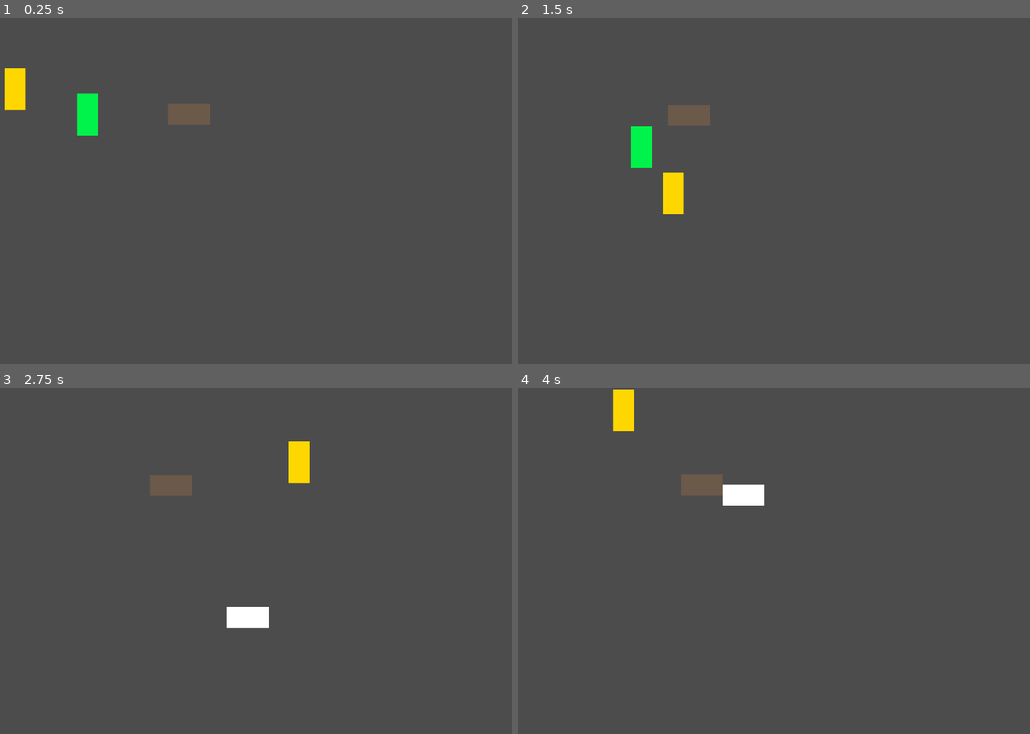
Above: before the commit, frames 1-4 (two rows, left to right).
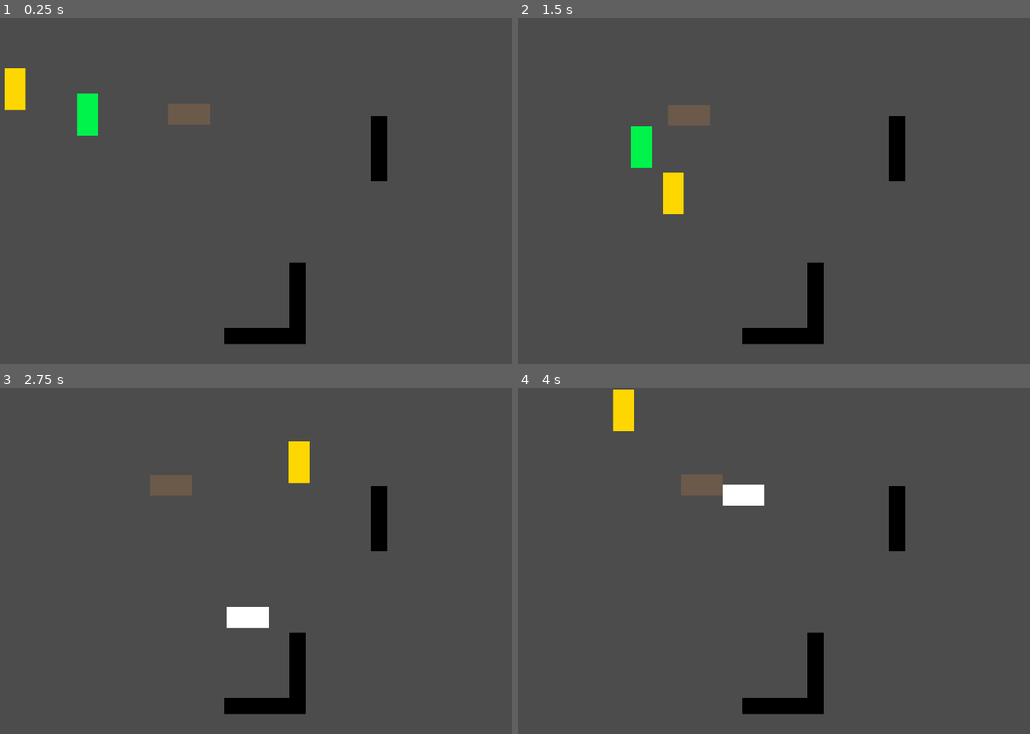
Above: after the commit, the same moments.

Repository: Develarooio/dont-be-a-sheep
Game: Godot game, scene res://Room.tscn
Same seed, same stepped clock (60 frames per second), same inputs: the game is played once before the commit and once after it.
Inputs:
- Up to frame 1 (0.25 s): no input
- Up to frame 2 (1.5 s): hold Right (move_right) 0.53-1.28 s; tap Space (toggle_form) at 0.6, 1.35 s; hold Down (move_down) from 1.28 s (still down)
- Up to frame 3 (2.75 s): release Down (move_down) at 2.03 s; hold Right (move_right) from 2.03 s (still down); tap Space (toggle_form) at 2.1 s
- Up to frame 4 (4 s): release Right (move_right) at 2.78 s; hold Up (move_up) 2.78-3.53 s; tap Space (toggle_form) at 2.85, 3.6 s; hold Left (move_left) from 3.53 s (still down)

The runs differ from the first frame. In frame 1, 2.0% of the frame differs, in the area x 43-76%, y 28-95%; in frame 2, 2.0%; in frame 3, 2.0%; in frame 4, 2.0%.

Commit message:
basic tilemap

Diff:
--- a/Room.tscn
+++ b/Room.tscn
@@ -1,10 +1,11 @@
-[gd_scene load_steps=7 format=2]
+[gd_scene load_steps=8 format=2]
 
 [ext_resource path="res://Room.gd" type="Script" id=1]
 [ext_resource path="res://Player/Player.tscn" type="PackedScene" id=2]
 [ext_resource path="res://Wolf/Wolf.tscn" type="PackedScene" id=3]
 [ext_resource path="res://FarmerFollow.gd" type="Script" id=4]
 [ext_resource path="res://Farmer/Farmer.tscn" type="PackedScene" id=5]
+[ext_resource path="res://Tilesets/nice_walls.tres" type="TileSet" id=6]
 
 [sub_resource type="Curve2D" id=1]
 
@@ -65,3 +66,24 @@
 
 position = Vector2( 6.65716, -2.11549 )
 rotation = 1.5708
+
+[node name="TileMap" type="TileMap" parent="." index="4"]
+
+mode = 0
+tile_set = ExtResource( 6 )
+cell_size = Vector2( 50, 50 )
+cell_quadrant_size = 16
+cell_custom_transform = Transform2D( 1, 0, 0, 1, 0, 0 )
+cell_half_offset = 2
+cell_tile_origin = 0
+cell_y_sort = false
+cell_clip_uv = false
+collision_use_kinematic = false
+collision_friction = 1.0
+collision_bounce = 0.0
+collision_layer = 1
+collision_mask = 1
+occluder_light_mask = 1
+format = 1
+tile_data = PoolIntArray( 393240, 0, 0, 458776, 0, 0, 524312, 0, 0, 589848, 0, 0, 983059, 0, 0, 1048595, 0, 0, 1114131, 0, 0, 1179667, 0, 0, 1245199, 0, 0, 1245200, 0, 0, 1245201, 0, 0, 1245202, 0, 0, 1245203, 0, 0 )
+_sections_unfolded = [ "Cell" ]
--- /dev/null
+++ b/Tilesets/basic_tileset.tscn
@@ -0,0 +1,30 @@
+[gd_scene load_steps=3 format=2]
+
+[ext_resource path="res://Tilesets/wall_square.png" type="Texture" id=1]
+
+[sub_resource type="RectangleShape2D" id=1]
+
+custom_solver_bias = 0.0
+extents = Vector2( 25.0133, 25.0248 )
+
+[node name="Node2D" type="Node2D"]
+
+[node name="Wall" type="Sprite" parent="." index="0"]
+
+texture = ExtResource( 1 )
+_sections_unfolded = [ "Offset", "Transform" ]
+
+[node name="StaticBody2D" type="StaticBody2D" parent="Wall" index="0"]
+
+input_pickable = false
+collision_layer = 1
+collision_mask = 1
+constant_linear_velocity = Vector2( 0, 0 )
+constant_angular_velocity = 0.0
+friction = 1.0
+bounce = 0.0
+_sections_unfolded = [ "Transform" ]
+
+[node name="CollisionShape2D" type="CollisionShape2D" parent="Wall/StaticBody2D" index="0"]
+
+shape = SubResource( 1 )
--- /dev/null
+++ b/Tilesets/nice_walls.tres
@@ -0,0 +1,25 @@
+[gd_resource type="TileSet" load_steps=3 format=2]
+
+[ext_resource path="res://Tilesets/wall_square.png" type="Texture" id=1]
+
+[sub_resource type="RectangleShape2D" id=1]
+
+custom_solver_bias = 0.0
+extents = Vector2( 25.0133, 25.0248 )
+
+[resource]
+
+0/name = "Wall"
+0/texture = ExtResource( 1 )
+0/tex_offset = Vector2( 0, 0 )
+0/modulate = Color( 1, 1, 1, 1 )
+0/region = Rect2( 0, 0, 50, 50 )
+0/is_autotile = false
+0/occluder_offset = Vector2( 25, 25 )
+0/navigation_offset = Vector2( 25, 25 )
+0/shapes = [ {
+"autotile_coord": Vector2( 0, 0 ),
+"one_way": false,
+"shape": SubResource( 1 ),
+"shape_transform": Transform2D( 1, 0, 0, 1, 25, 25 )
+} ]
--- /dev/null
+++ b/Tilesets/walls.tres
@@ -0,0 +1,25 @@
+[gd_resource type="TileSet" load_steps=3 format=2]
+
+[ext_resource path="res://Tilesets/wall_square.png" type="Texture" id=1]
+
+[sub_resource type="RectangleShape2D" id=1]
+
+custom_solver_bias = 0.0
+extents = Vector2( 25.0133, 25.0248 )
+
+[resource]
+
+0/name = "Wall"
+0/texture = ExtResource( 1 )
+0/tex_offset = Vector2( 0, 0 )
+0/modulate = Color( 1, 1, 1, 1 )
+0/region = Rect2( 0, 0, 50, 50 )
+0/is_autotile = false
+0/occluder_offset = Vector2( 0, 0 )
+0/navigation_offset = Vector2( 0, 0 )
+0/shapes = [ {
+"autotile_coord": Vector2( 0, 0 ),
+"one_way": false,
+"shape": SubResource( 1 ),
+"shape_transform": Transform2D( 1, 0, 0, 1, 24.9892, 25.0258 )
+} ]
--- a/Wolf/AgroArea.gd
+++ b/Wolf/AgroArea.gd
@@ -4,5 +4,6 @@
 
 func _process(delta):
 	for body in get_overlapping_bodies():
-		if body.is_in_group("sheep"):
-			emit_signal("sheep_detected", body.position)
+		if body.get_name() == "Player":
+			if body.sheep:
+				emit_signal("sheep_detected", body.position)
--- a/Wolf/Wolf.tscn
+++ b/Wolf/Wolf.tscn
@@ -14,7 +14,7 @@
 custom_solver_bias = 0.0
 radius = 213.49
 
-[node name="Wolf" type="KinematicBody2D" index="0"]
+[node name="Wolf" type="KinematicBody2D"]
 
 input_pickable = false
 collision_layer = 1
Binary file added: Tilesets/wall_square.png
Not shown, added: Tilesets/wall_square.png.import
Not shown, added: Tilesets/google-chrome.desktop
Not shown, added: Tilesets/wall_square.png~
